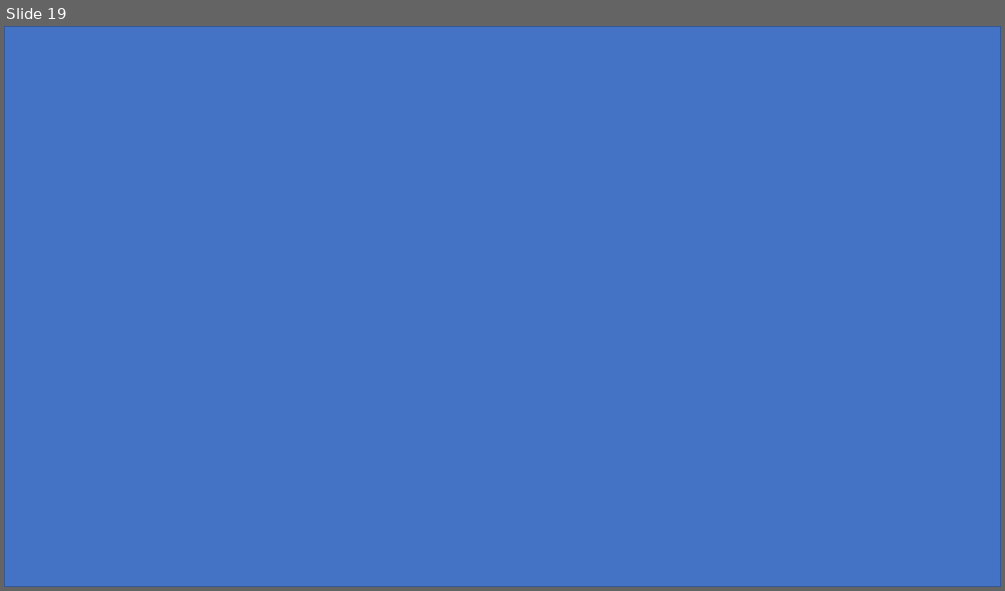
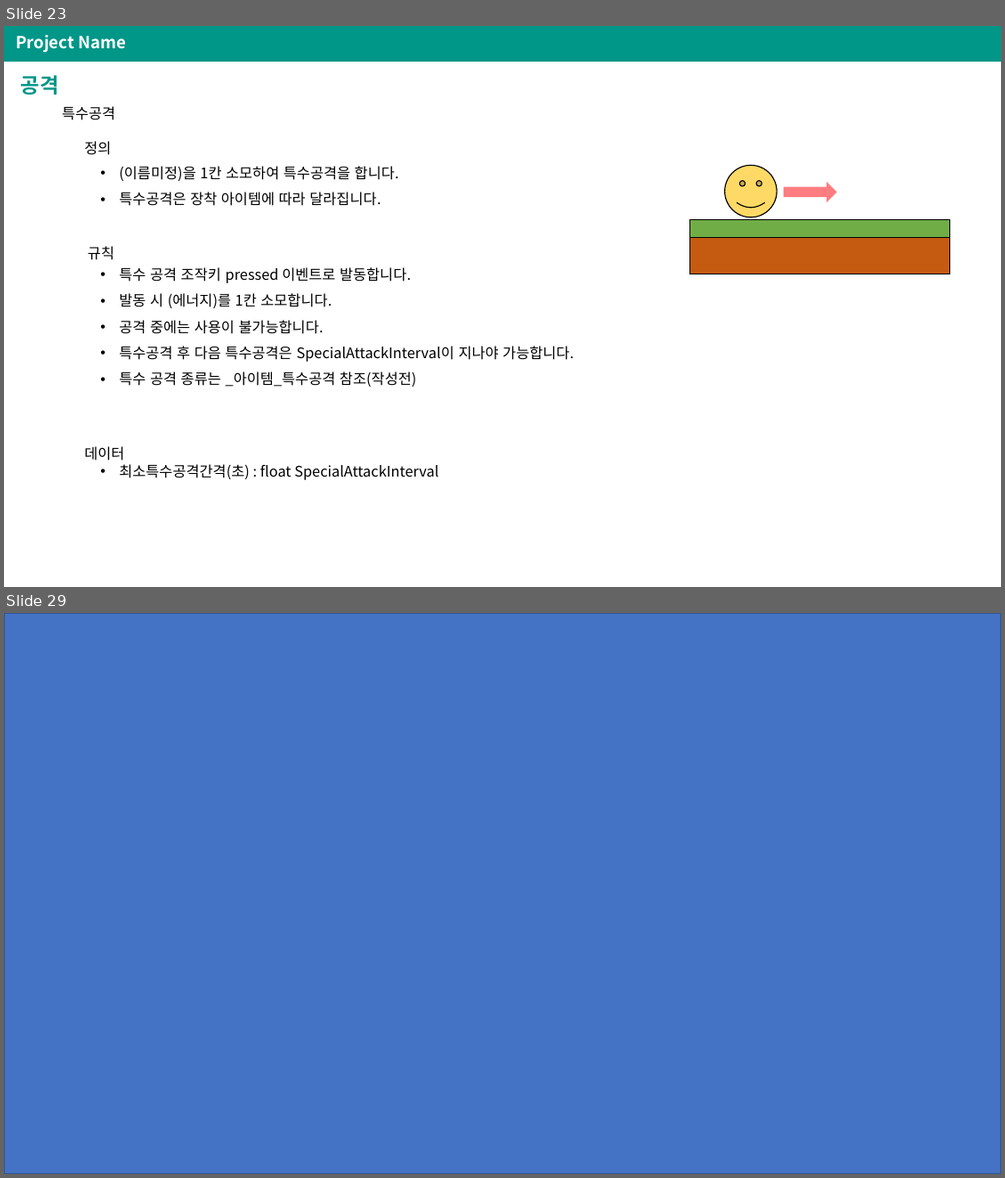
Before and after one commit to PriuS2/TIL, a slide deck: 2020/Project_/[ProjectName]_SystemDesign.pptx. Shown one above the other, each under a label of ours: slide 19 before the commit, slides 23 and 29 after it; the slides between them are not shown. The pictures are 1005x591 and 1005x1178 pixels, drawn with LibreOffice and Linux fonts; fonts in the diff are those of the drawing. Boxes give left, top, right and bottom in pixels: in the first picture for what was removed or moved away, otherwise in the second. Text is boxed around its words. In the diff, an @@ line names an element or a change of style, - is before the commit and + after.

```diff
--- a/2020/Project_/[ProjectName]_SystemDesign.pptx
+++ b/2020/Project_/[ProjectName]_SystemDesign.pptx
@@ slide 23 added at bbox=[4, 26, 1001, 587], background #FFFFFF; not listed: 1 template element that a slide beside it also shows @@
@@ text added at bbox=[16, 35, 126, 53], 16 pt, text #FFFFFF, bold @@
+Project Name
@@ title added at bbox=[21, 75, 59, 95], 20 pt, text #009688, bold @@
+공격
@@ text added at bbox=[62, 106, 115, 120], 14 pt, text #000000 @@
+특수공격
@@ text added at bbox=[84, 141, 111, 155], 14 pt, text #000000 @@
+정의
@@ text added at bbox=[119, 166, 399, 206], 14 pt, text #000000 @@
+• (이름미정)을 1칸 소모하여 특수공격을 합니다.
+• 특수공격은 장착 아이템에 따라 달라집니다.
@@ smiley face added at bbox=[725, 165, 777, 217], fill #FFD966, outline #000000 1 pt @@
@@ right arrow added at bbox=[784, 183, 836, 201], fill #FF7C80, outline #FF7C80 1 pt @@
@@ rectangle added at bbox=[689, 220, 950, 238], fill #70AD47, outline #000000 1 pt @@
@@ rectangle added at bbox=[689, 238, 950, 274], fill #C55A11, outline #000000 1 pt @@
@@ text added at bbox=[88, 246, 114, 260], 14 pt, text #000000 @@
+규칙
@@ text added at bbox=[119, 267, 574, 386], 14 pt, text #000000 @@
+• 특수 공격 조작키 pressed 이벤트로 발동합니다.
+• 발동 시 (에너지)를 1칸 소모합니다.
+• 공격 중에는 사용이 불가능합니다.
+• 특수공격 후 다음 특수공격은 SpecialAttackInterval이 지나야 가능합니다.
+• 특수 공격 종류는 _아이템_특수공격 참조(작성전)
@@ text added at bbox=[84, 446, 124, 460], 14 pt, text #000000 @@
+데이터
@@ text added at bbox=[119, 464, 438, 480], 14 pt, text #000000 @@
+• 최소특수공격간격(초) : float SpecialAttackInterval
@@ what was slide 19 is now slide 29 @@
```
Also in this commit, not shown: 17 slides changed, 16 other slides added, 7 slides removed, 2 other files.
